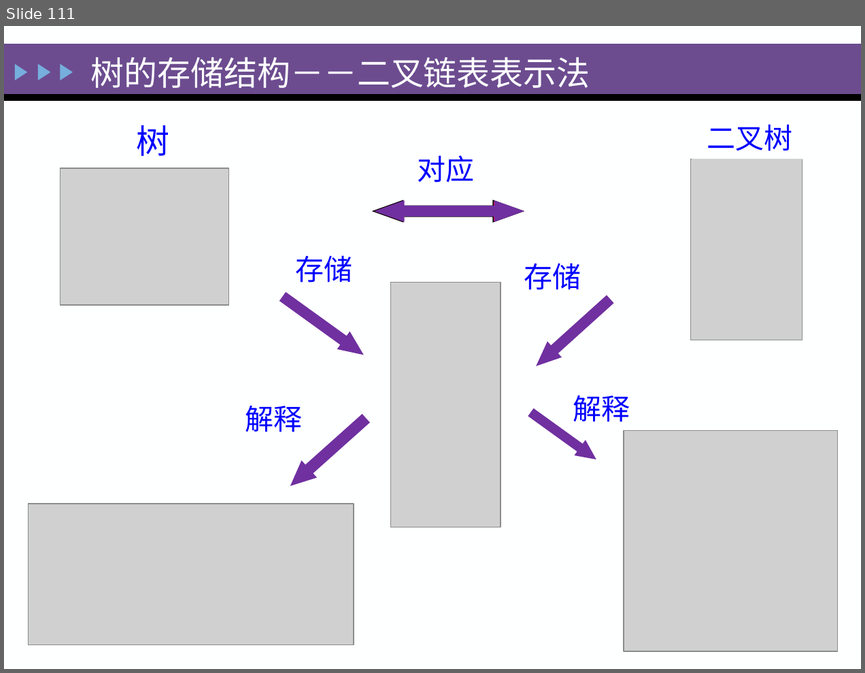
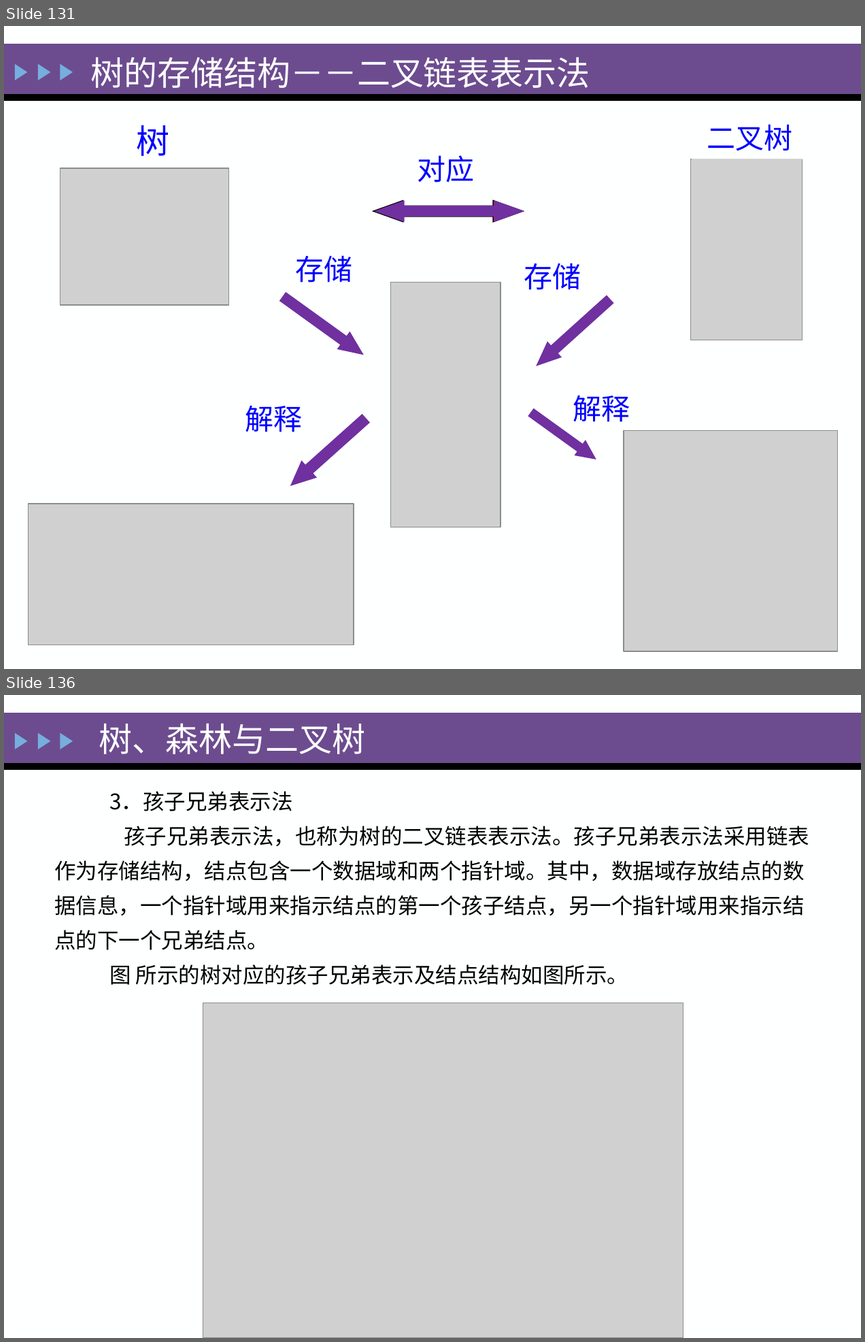
Before and after one commit to zeemeil/zeemeil.github.io, a slide deck: files/2025_1_DS/0402_DS_Tree.pptx. Shown one above the other, each under a label of ours: slide 111 before the commit, slides 131 and 136 after it; the slides between them are not shown. The pictures are 865x673 and 865x1342 pixels, drawn with LibreOffice and Linux fonts; fonts in the diff are those of the drawing; grey boxes stand for pictures. Boxes give left, top, right and bottom in pixels: in the first picture for what was removed or moved away, otherwise in the second. Text is boxed around its words. In the diff, an @@ line names an element or a change of style, - is before the commit and + after.

```diff
--- a/files/2025_1_DS/0402_DS_Tree.pptx
+++ b/files/2025_1_DS/0402_DS_Tree.pptx
@@ slide 136 added at (4, 695, 861, 1338), background #FEFFFF; not listed: 5 template elements that a slide beside it also shows @@
@@ title added at (99, 723, 366, 754), 28 pt, text #FEFFFF @@
+树、森林与二叉树
@@ text added at (54, 791, 809, 985), 18 pt, text #000000 @@
+3．孩子兄弟表示法
+孩子兄弟表示法，也称为树的二叉链表表示法。孩子兄弟表示法采用链表作为存储结构，结点包含一个数据域和两个指针域。其中，数据域存放结点的数据信息，一个指针域用来指示结点的第一个孩子结点，另一个指针域用来指示结点的下一个兄弟结点。
+图 所示的树对应的孩子兄弟表示及结点结构如图所示。
@@ picture added at (203, 1002, 683, 1337) @@
@@ what was slide 111 is now slide 131 @@
```
Also in this commit, not shown: 13 slides changed, 41 other slides added, 3 slides removed, 15 other files.
